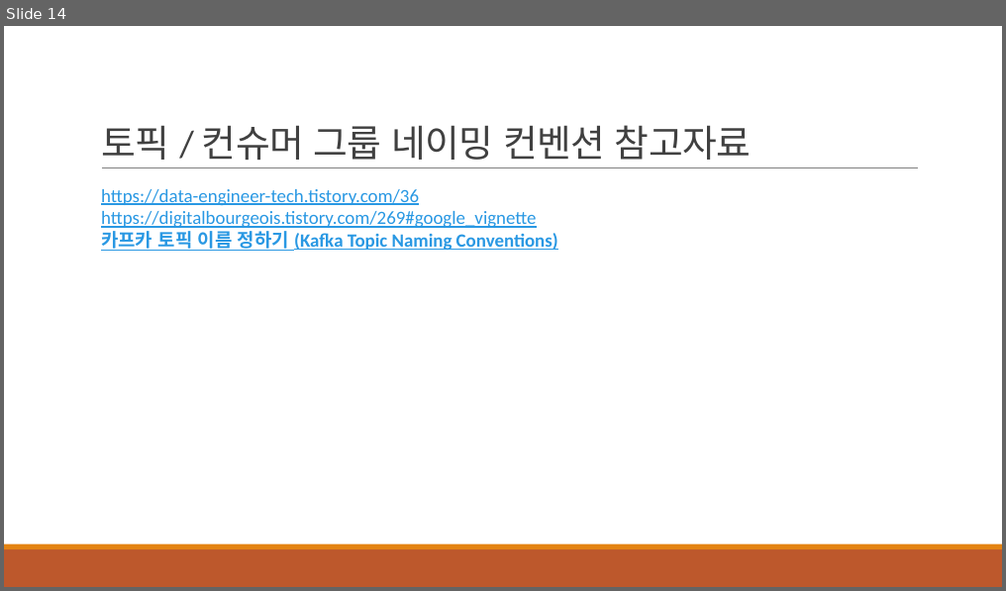
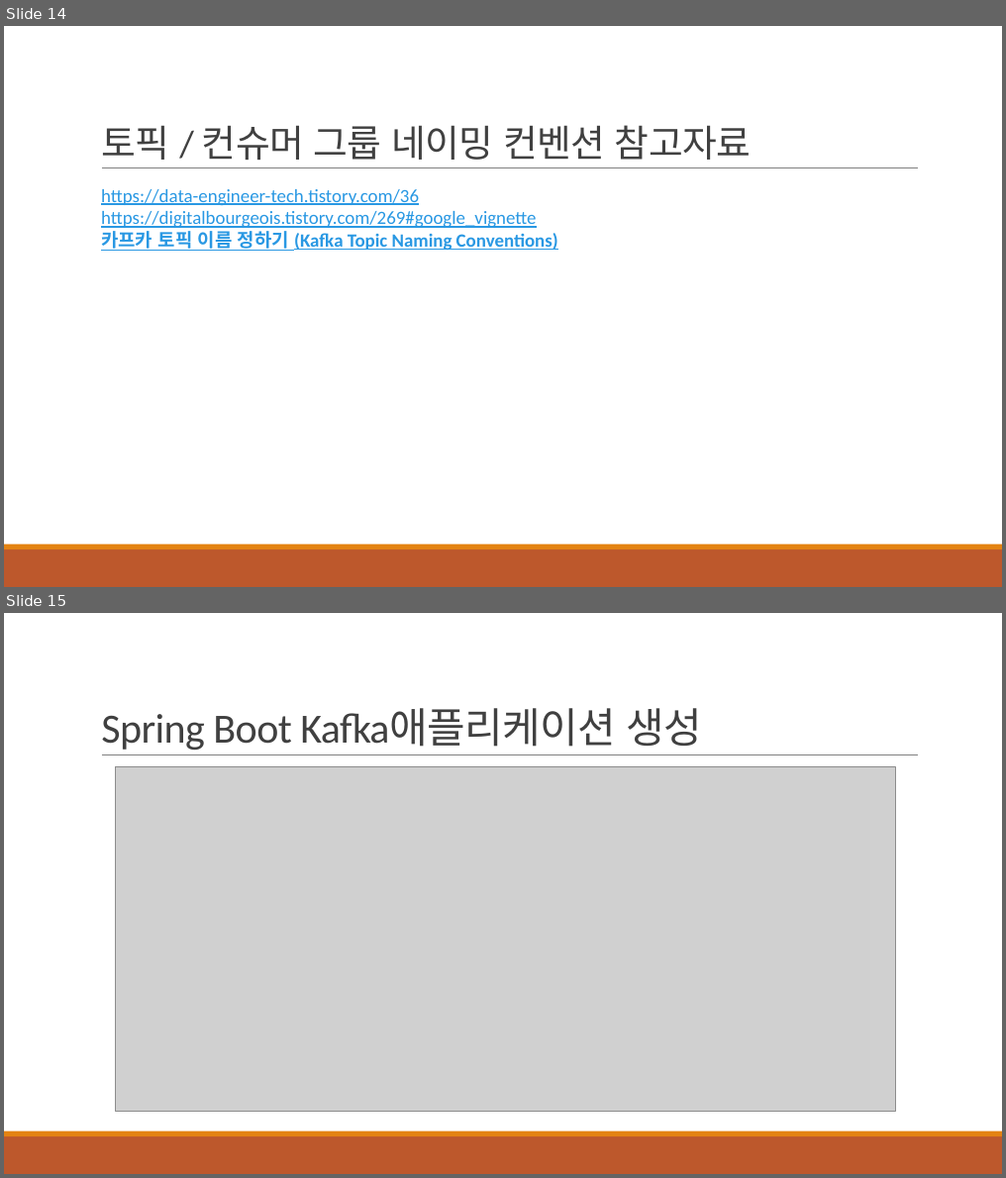
Before and after one commit to khb3025/kafka, a slide deck: ppt/2.Kafka 기본 개념.pptx. Shown one above the other, each under a label of ours: slide 14 before the commit, slides 14 and 15 after it. The pictures are 1006x591 and 1006x1178 pixels, drawn with LibreOffice and Linux fonts; fonts in the diff are those of the drawing; grey boxes stand for pictures. Boxes give left, top, right and bottom in pixels: in the first picture for what was removed or moved away, otherwise in the second. Text is boxed around its words. In the diff, an @@ line names an element or a change of style, - is before the commit and + after.

Commit message:
feat: SpringBoot(Producer) EmailSend 요청으로 카프카에 메세지 저장하기

```diff
--- a/ppt/2.Kafka 기본 개념.pptx
+++ b/ppt/2.Kafka 기본 개념.pptx
@@ slide 15 added at [4, 613, 1002, 1174], background #FFFFFF; not listed: 3 template elements that a slide beside it also shows @@
@@ title added at [101, 708, 703, 750], 40 pt, text #404040 @@
+Spring Boot Kafka애플리케이션 생성
@@ picture added at [116, 766, 896, 1112] @@
```
Also in this commit, not shown: 7 other slides added, 17 other files.
